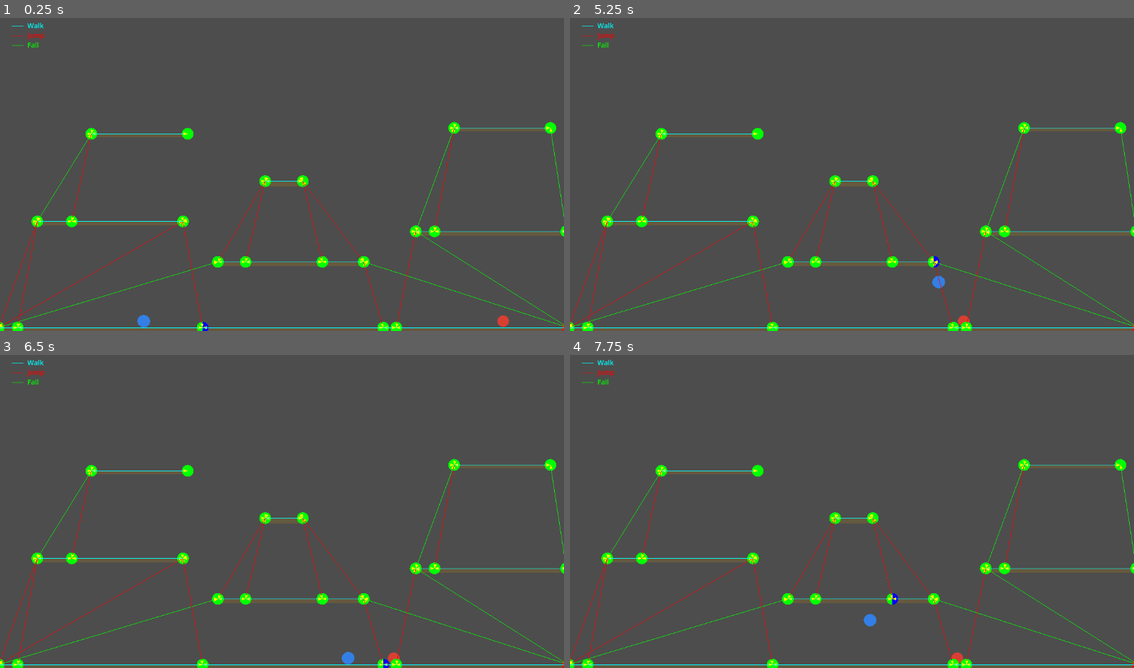
Above: before the commit, frames 1-4 (two rows, left to right).
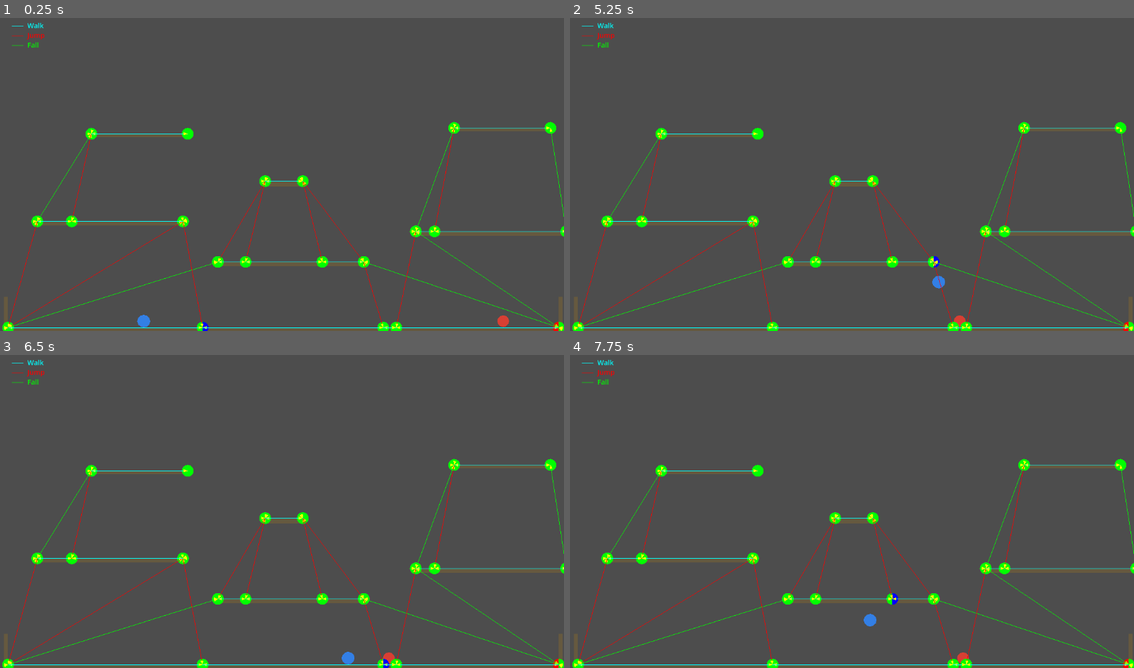
Above: after the commit, the same moments.

Repository: xhocquet/2d-platformer-pathfinding-demo
Game: Godot game, scene res://main.tscn
Same seed, same stepped clock (60 frames per second), same inputs: the game is played once before the commit and once after it.
Inputs:
- Up to frame 1 (0.25 s): no input
- Up to frame 2 (5.25 s): hold D (move_right) 0.53-2.03 s; tap W (jump) at 0.6, 0.77, 1.07, 1.35, 1.52, 1.82, 2.1, 2.85, 3.02, 3.32, 3.6, 3.77, 4.07, 4.35, 4.52, 4.82, 5.1 s; hold A (move_left) 2.03-2.78 s; hold D (move_right) 2.78-4.28 s; hold A (move_left) 4.28-5.03 s; hold D (move_right) from 5.03 s (still down)
- Up to frame 3 (6.5 s): release D (move_right) at 5.78 s; hold A (move_left) from 5.78 s (still down); tap W (jump) at 5.85, 6.02, 6.32 s
- Up to frame 4 (7.75 s): tap W (jump) at 6.6, 6.77, 7.07, 7.35, 7.52 s; release A (move_left) at 7.28 s; hold D (move_right) from 7.28 s (still down)

The runs differ from the first frame. In frame 1, 1.1% of the frame differs, in the area x 0-100%, y 63-100%; in frame 2, 1.1%; in frame 3, 1.1%; in frame 4, 1.1%.

Commit message:
Checkpoint

Diff:
--- a/enemy.gd
+++ b/enemy.gd
@@ -1,18 +1,17 @@
 extends "res://player.gd"
 
-enum AiState { STANDING, TRAVERSING_EDGE, FALLING, JUMPING }
+enum AiState { STANDING, TRAVERSING_EDGE }
+
+const ARRIVAL_DIST: float = 16.0
 
 @export var speed := 100.0
 
 var _player: CharacterBody2D
 var _ai_state: AiState = AiState.STANDING
-var _path: Array[StringName] = []
-var _edge_from: StringName = &""
-var _edge_to: StringName = &""
-var _current_node_id: StringName = &""  # node we've arrived at (for pathfinding)
-
-func _get_move_speed() -> float:
-	return speed
+var _edge_from: StringName = &"" # source edge
+var _edge_to: StringName = &"" # target edge
+var _current_node_id: StringName = &""  # node we've arrived at
+var _path: Array[StringName] = [] # path from source to target edge
 
 func _ready() -> void:
 	_player = get_parent().get_node("Player") as CharacterBody2D
@@ -23,13 +22,15 @@
 	super._physics_process(delta)
 	_process_ai(delta)
 
+func _get_move_speed() -> float:
+	return speed
+
 func _get_move_input() -> float:
 	if _ai_state == AiState.TRAVERSING_EDGE and _edge_to != &"":
 		var target_pos: Vector2 = _graph.get_section_position(_edge_to)
-		var move: float = signf(target_pos.x - global_position.x)
-		if Engine.get_process_frames() % 60 == 0:
-			print("[Enemy] move_input: state=TRAVERSING_EDGE pos.x=", global_position.x, " target.x=", target_pos.x, " move=", move)
-		return move
+		return signf(target_pos.x - global_position.x)
+	if _ai_state == AiState.STANDING and _path.size() == 1:
+		return signf(_player.global_position.x - global_position.x)
 	return 0.0
 
 func _get_jump_just_pressed() -> bool:
@@ -37,18 +38,15 @@
 
 func _initialize_ai_state() -> void:
 	var from_id: StringName = _graph.get_section_under_body(self)
-	print("[Enemy] init_ai: from_id=", from_id)
 	if from_id == &"":
 		return
 	_current_section_id = from_id
 	_current_node_id = from_id
 	_path = _calculate_path()
-	print("[Enemy] init_ai: path size=", _path.size(), " path=", _path)
 	if _path.size() >= 2:
 		_ai_state = AiState.TRAVERSING_EDGE
 		_edge_from = _path[0]
 		_edge_to = _path[1]
-		print("[Enemy] init_ai: TRAVERSING_EDGE edge ", _edge_from, " -> ", _edge_to)
 
 func _calculate_path() -> Array[StringName]:
 	var from_id: StringName = _current_node_id if _current_node_id != &"" else _graph.get_section_under_body(self)
@@ -69,42 +67,42 @@
 			_tick_standing()
 		AiState.TRAVERSING_EDGE:
 			_tick_traversing_edge()
-		AiState.FALLING:
-			_tick_falling()
-		AiState.JUMPING:
-			_tick_jumping()
 
 func _update_current_section() -> void:
-	if is_on_floor():
+	if _ai_state == AiState.TRAVERSING_EDGE and _edge_from != &"" and _edge_to != &"":
+		var pos_from: Vector2 = _graph.get_section_position(_edge_from)
+		var pos_to: Vector2 = _graph.get_section_position(_edge_to)
+		_current_section_id = _edge_to if global_position.distance_to(pos_to) <= global_position.distance_to(pos_from) else _edge_from
+	elif is_on_floor():
 		_current_section_id = _graph.get_section_under_body(self)
 
 func _tick_standing() -> void:
 	_path = _calculate_path()
+
 	if _path.size() >= 2:
-		_edge_from = _path[0]
-		_edge_to = _path[1]
-		_ai_state = AiState.TRAVERSING_EDGE
-		print("[Enemy] standing -> TRAVERSING_EDGE ", _edge_from, " -> ", _edge_to)
-
-const ARRIVAL_DIST: float = 16.0
+		_walk_from_edge_to_edge(_path[0], _path[1])
 
 func _tick_traversing_edge() -> void:
 	if _edge_to == &"":
-		print("[Enemy] traversing_edge: empty _edge_to -> STANDING")
-		_ai_state = AiState.STANDING
-		_edge_from = &""
+		_stand_still()
 		return
+
 	var target_pos: Vector2 = _graph.get_section_position(_edge_to)
-	var arrived: bool = _current_section_id == _edge_to or global_position.distance_to(target_pos) <= ARRIVAL_DIST
+	var arrived: bool = global_position.distance_to(target_pos) <= ARRIVAL_DIST
+	if is_on_floor():
+		var section_under: StringName = _graph.get_section_under_body(self)
+		if section_under == _edge_to:
+			arrived = true
 	if arrived:
-		print("[Enemy] traversing_edge: arrived at ", _edge_to, " -> STANDING")
 		_current_node_id = _edge_to
-		_ai_state = AiState.STANDING
-		_edge_from = &""
-		_edge_to = &""
+		_stand_still()
 
-func _tick_falling() -> void:
-	pass
+func _stand_still() -> void:
+	_ai_state = AiState.STANDING
+	_edge_from = &""
+	_edge_to = &""
 
-func _tick_jumping() -> void:
-	pass
+func _walk_from_edge_to_edge(edge_from: StringName, edge_to: StringName) -> void:
+	_edge_from = edge_from
+	_edge_to = edge_to
+	_ai_state = AiState.TRAVERSING_EDGE
--- a/main.tscn
+++ b/main.tscn
@@ -29,7 +29,7 @@
 
 [node name="Platform7" type="StaticBody2D" parent="."]
 position = Vector2(579, 647)
-scale = Vector2(9.692061, 0.3606403)
+scale = Vector2(9.372062, 0.3606403)
 
 [node name="CollisionShape2D" type="CollisionShape2D" parent="Platform7"]
 shape = SubResource("RectangleShape2D_platform")
@@ -97,7 +97,7 @@
 polygon = PackedVector2Array(-60, -12, 60, -12, 60, 12, -60, 12)
 
 [node name="Wall" type="StaticBody2D" parent="."]
-position = Vector2(1164, 610.7879)
+position = Vector2(1144, 610.78784)
 rotation = -1.5707964
 scale = Vector2(0.5599973, 0.27999997)
 
@@ -112,7 +112,7 @@
 polygon = PackedVector2Array(-60, -12, 60, -12, 60, 12, -60, 12)
 
 [node name="Wall2" type="StaticBody2D" parent="."]
-position = Vector2(-6, 610.78784)
+position = Vector2(11, 610.7878)
 rotation = -1.5707964
 scale = Vector2(0.5599973, 0.27999997)
 
--- a/player.gd
+++ b/player.gd
@@ -22,6 +22,7 @@
 
 	var move: float = _get_move_input()
 	velocity.x = move * _get_move_speed()
+
 	if is_on_floor():
 		velocity.y = 0.0
 	else:
--- a/section_graph.gd
+++ b/section_graph.gd
@@ -123,7 +123,8 @@
 		{ label = "Fall", color = get_debug_edge_color(EdgeType.FALL) }
 	]
 
-func _discover_platforms(root: Node2D) -> Array[StaticBody2D]:
+# PlatformN StaticBody2D with CollisionShape2D + RectangleShape2D; shared by SectionGraph and SectionGraphNode.
+static func get_platform_bodies(root: Node2D) -> Array[StaticBody2D]:
 	var list: Array[StaticBody2D] = []
 	for child in root.get_children():
 		var body := child as StaticBody2D
@@ -133,6 +134,10 @@
 		if shape == null or not (shape.shape is RectangleShape2D):
 			continue
 		list.append(body)
+	return list
+
+func _discover_platforms(root: Node2D) -> Array[StaticBody2D]:
+	var list: Array[StaticBody2D] = get_platform_bodies(root)
 	list.sort_custom(func(a: StaticBody2D, b: StaticBody2D) -> bool: return a.global_position.x < b.global_position.x)
 	return list
 
--- a/section_graph_node.gd
+++ b/section_graph_node.gd
@@ -23,20 +23,11 @@
 	_enemy = get_parent().get_node("Enemy") as CharacterBody2D
 	queue_redraw()
 
-# Same criteria as SectionGraph: PlatformN StaticBody2D with CollisionShape2D + RectangleShape2D
 func _get_source_positions() -> Dictionary:
 	var out: Dictionary = {}
-	for child in get_parent().get_children():
-		var body: StaticBody2D = child as StaticBody2D
-		if body == null or not str(body.name).begins_with("Platform"):
-			continue
-
-		var shape: CollisionShape2D = body.get_node_or_null("CollisionShape2D") as CollisionShape2D
-		if shape == null or not (shape.shape is RectangleShape2D):
-			continue
-
-		out[get_parent().get_path_to(body)] = body.global_position
-
+	var parent: Node = get_parent()
+	for body in SectionGraph.get_platform_bodies(parent):
+		out[parent.get_path_to(body)] = body.global_position
 	return out
 
 func _source_positions_changed(new_positions: Dictionary) -> bool:
